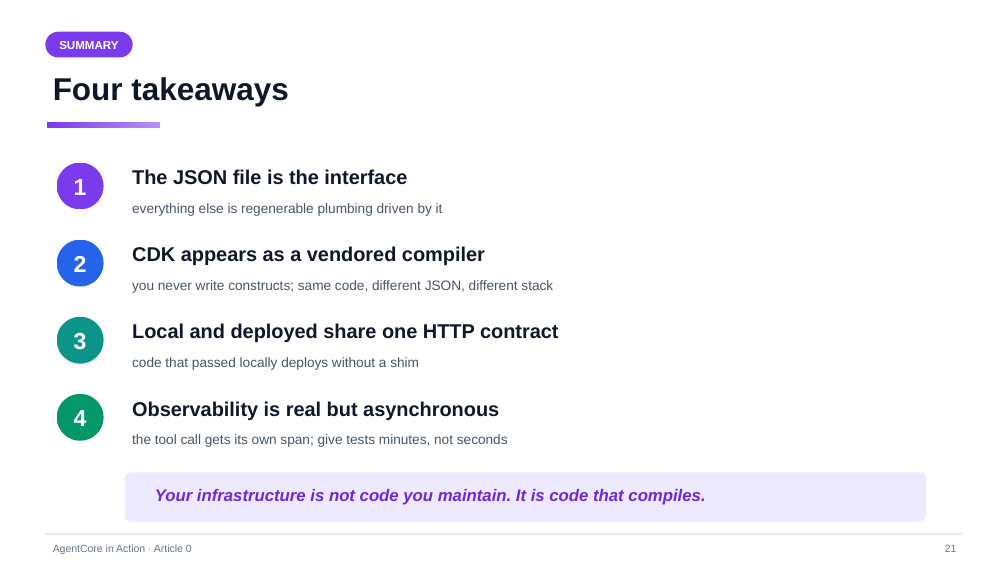
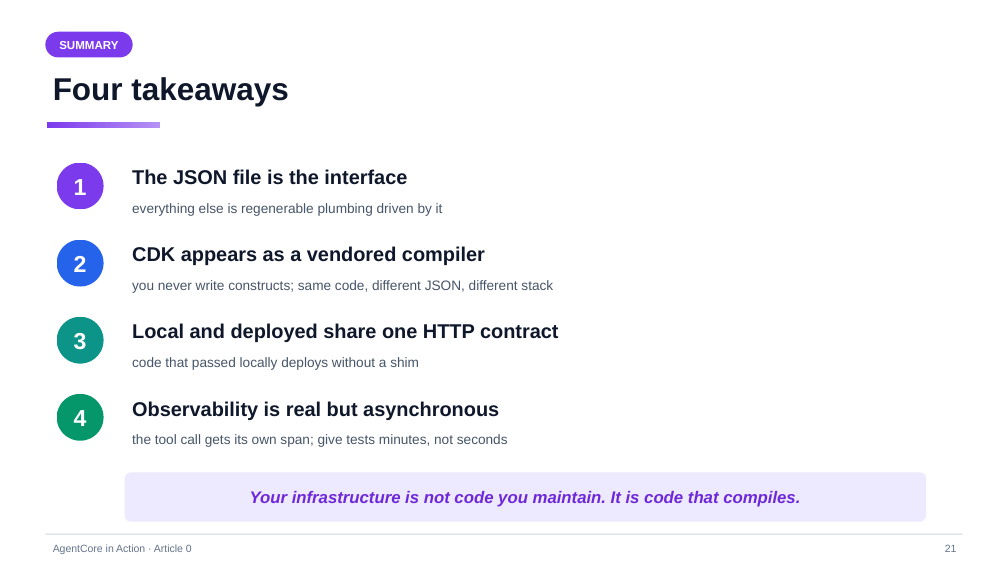
Before and after one commit to pinxiong/bedrock-agentcore-in-action, a slide deck: slide 21 of articles/decks/aws-agentcore-under-the-hood.pptx. Drawn at 1008x567 pixels with LibreOffice and Linux fonts; fonts in the diff are those of the drawing. Boxes give left, top, right and bottom in pixels: in the first picture for what was removed or moved away, otherwise in the second. Text is boxed around its words. In the diff, an @@ line names an element or a change of style, - is before the commit and + after.

```diff
--- a/articles/decks/aws-agentcore-under-the-hood.pptx
+++ b/articles/decks/aws-agentcore-under-the-hood.pptx
@@ text "Your infrastructure is not code ..." moved from (x1=155, y1=489, x2=705, y2=505) to (x1=250, y1=491, x2=800, y2=507) @@
@@ text "Your infrastructure is not code ..." at (x1=250, y1=491, x2=800, y2=507): alignment left to centre; vertical alignment top to middle @@
```
Also in this commit, not shown: 17 other slides changed, 1 other file.
